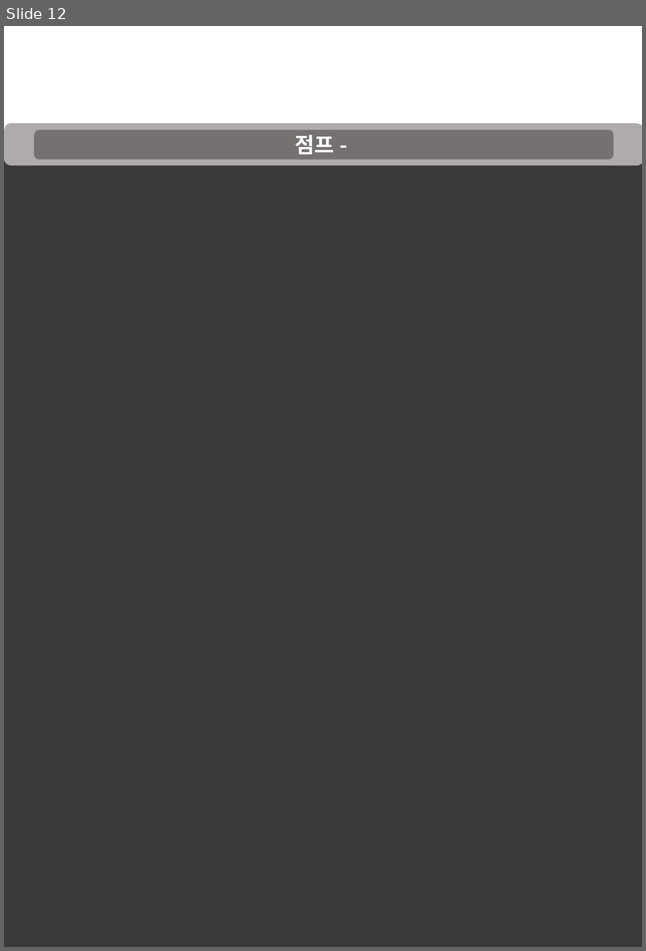
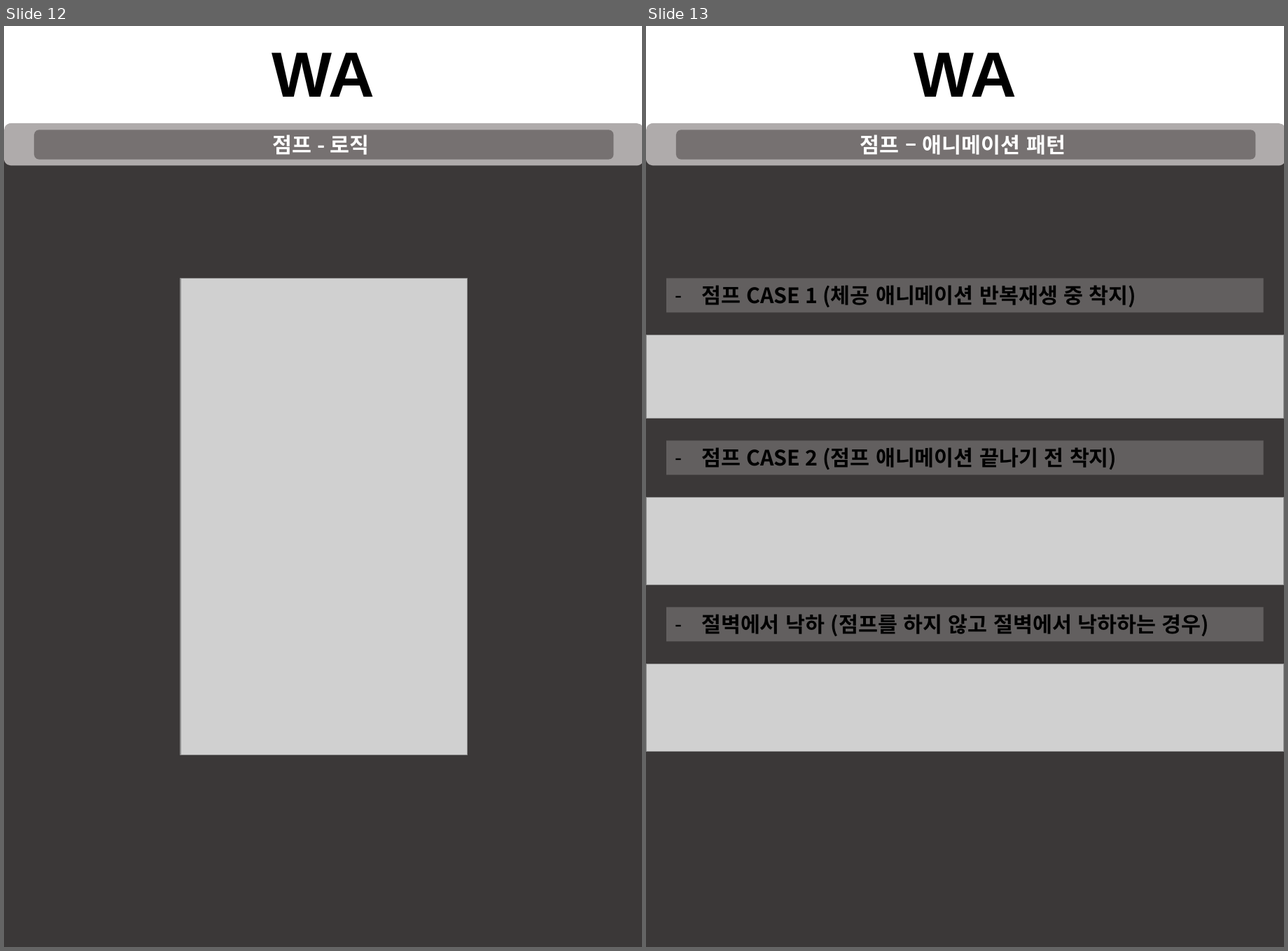
Before and after one commit to taeseongeom/WA, a slide deck: 기획서/신버전/캐릭터시스템.pptx. Shown side by side, each under a label of ours: slide 12 before the commit, slides 12 and 13 after it. The pictures are 646x951 and 1288x951 pixels, drawn with LibreOffice and Linux fonts; fonts in the diff are those of the drawing; grey boxes stand for pictures. Boxes give left, top, right and bottom in pixels: in the first picture for what was removed or moved away, otherwise in the second. Text is boxed around its words. In the diff, an @@ line names an element or a change of style, - is before the commit and + after.

```diff
--- a/기획서/신버전/캐릭터시스템.pptx
+++ b/기획서/신버전/캐릭터시스템.pptx
@@ slide 13 added at bbox=[646, 26, 1284, 947], background #FFFFFF @@
@@ text added at bbox=[913, 53, 1016, 97], 54 pt, text #000000, bold @@
+WA
@@ rectangle added at bbox=[646, 130, 1284, 946], fill #3B3838 @@
@@ rounded rectangle added at bbox=[646, 123, 1284, 165], fill #AFABAB @@
@@ rounded rectangle added at bbox=[676, 130, 1255, 160], fill #767171, 18 pt, text #FFFFFF, bold @@
+점프 – 애니메이션 패턴
@@ group added at bbox=[646, 279, 1284, 751]: 3 rectangles, 3 pictures @@
+– 점프 CASE 1 (체공 애니메이션 반복재생 중 착지)
+– 절벽에서 낙하 (점프를 하지 않고 절벽에서 낙하하는 경우)
+– 점프 CASE 2 (점프 애니메이션 끝나기 전 착지)
@@ slide 12 changed as well @@
@@ text added at bbox=[271, 53, 374, 97], 54 pt, text #000000, bold @@
+WA
@@ text in rounded rectangle at bbox=[272, 134, 369, 155]: text changed @@
-점프 -
+점프 - 로직
@@ picture added at bbox=[180, 279, 467, 755] @@
```
Also in this commit, not shown: 10 other slides changed, 2 other slides added, 1 slide removed.
